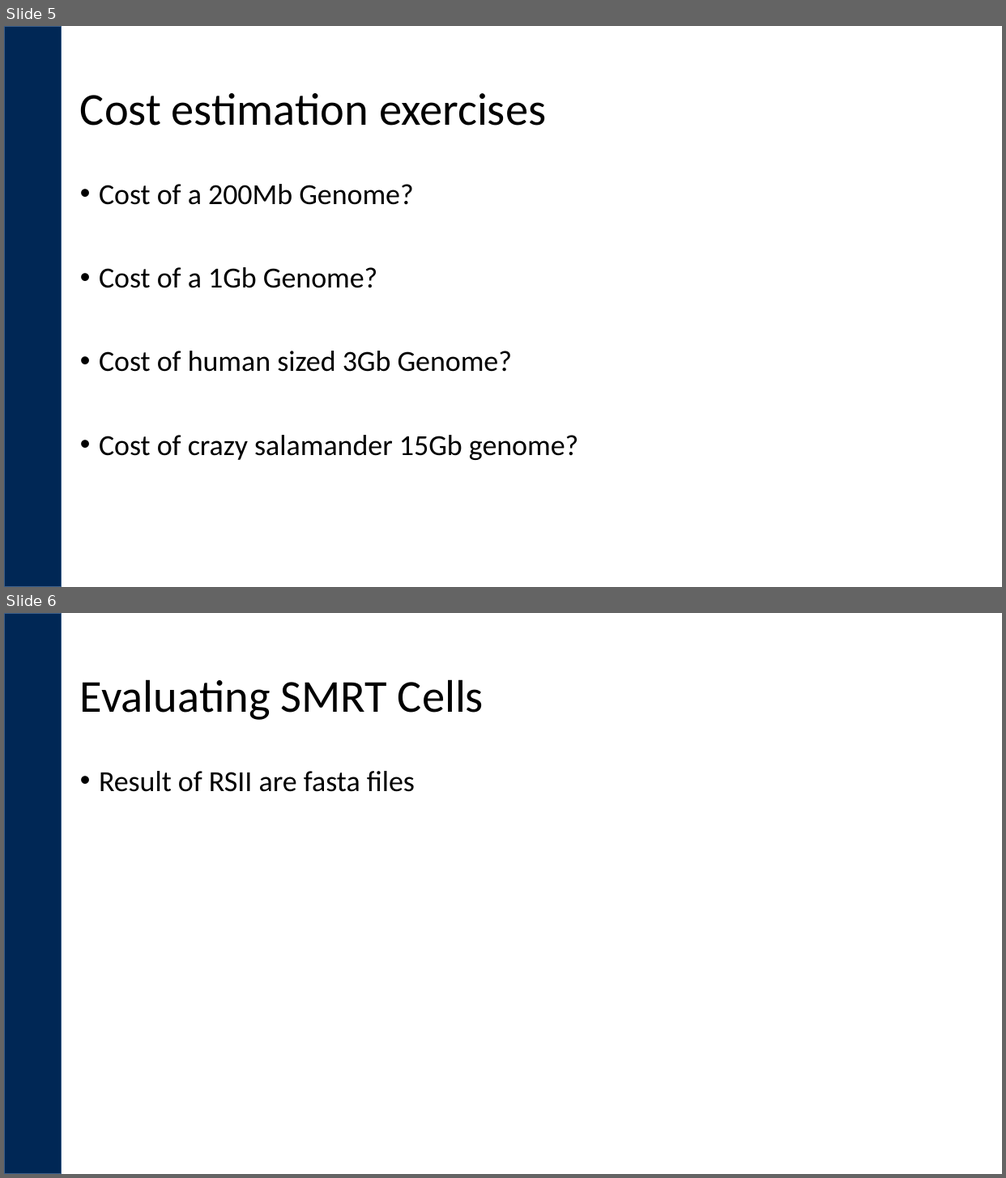
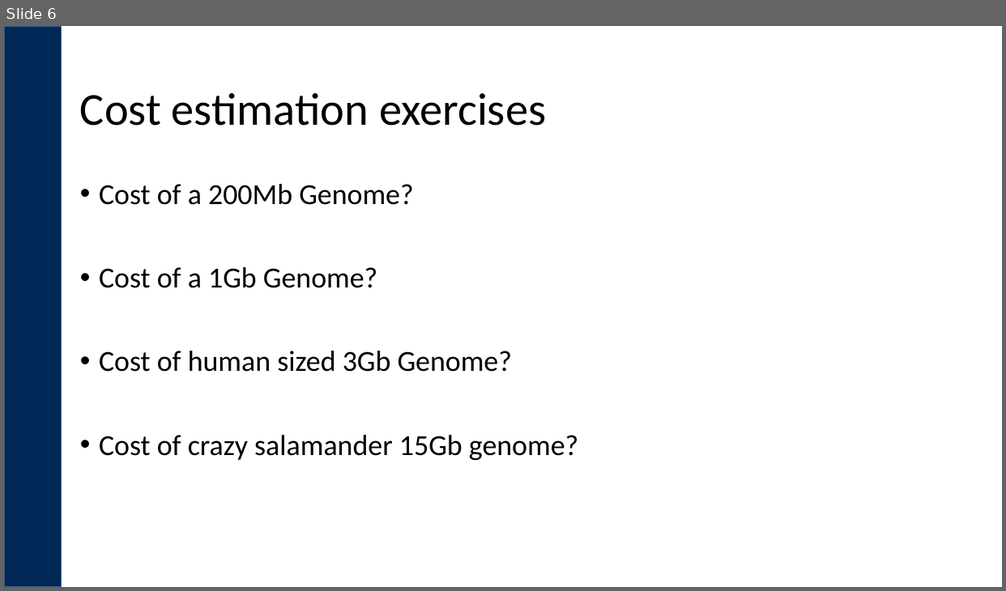
Before and after one commit to ucdavis-bioinformatics-training/Bioinformatics-Genome-Assembly-and-Analysis-Workshop-Pac-Bio-and-10x-Genomics-, a slide deck: PacBio-Experimental-Design/PacBio_Experimental_Design.pptx. Shown one above the other, each under a label of ours: slides 5 and 6 before the commit, slide 6 after it. The pictures are 1006x1178 and 1006x591 pixels, drawn with LibreOffice and Linux fonts; fonts in the diff are those of the drawing; background and template pictures are left out. Boxes give left, top, right and bottom in pixels: in the first picture for what was removed or moved away, otherwise in the second. Text is boxed around its words. In the diff, an @@ line names an element or a change of style, - is before the commit and + after.

```diff
--- a/PacBio-Experimental-Design/PacBio_Experimental_Design.pptx
+++ b/PacBio-Experimental-Design/PacBio_Experimental_Design.pptx
@@ slide 6 removed at (x1=4, y1=613, x2=1002, y2=1174), background #FFFFFF; not listed: 1 template element that a slide beside it also shows @@
@@ title removed at (x1=80, y1=679, x2=484, y2=720) @@
-Evaluating SMRT Cells
@@ text removed at (x1=99, y1=771, x2=415, y2=792) @@
-• Result of RSII are fasta files
@@ what was slide 5 is now slide 6 @@
```
Also in this commit, not shown: 1 slide changed, 2 slides added.
